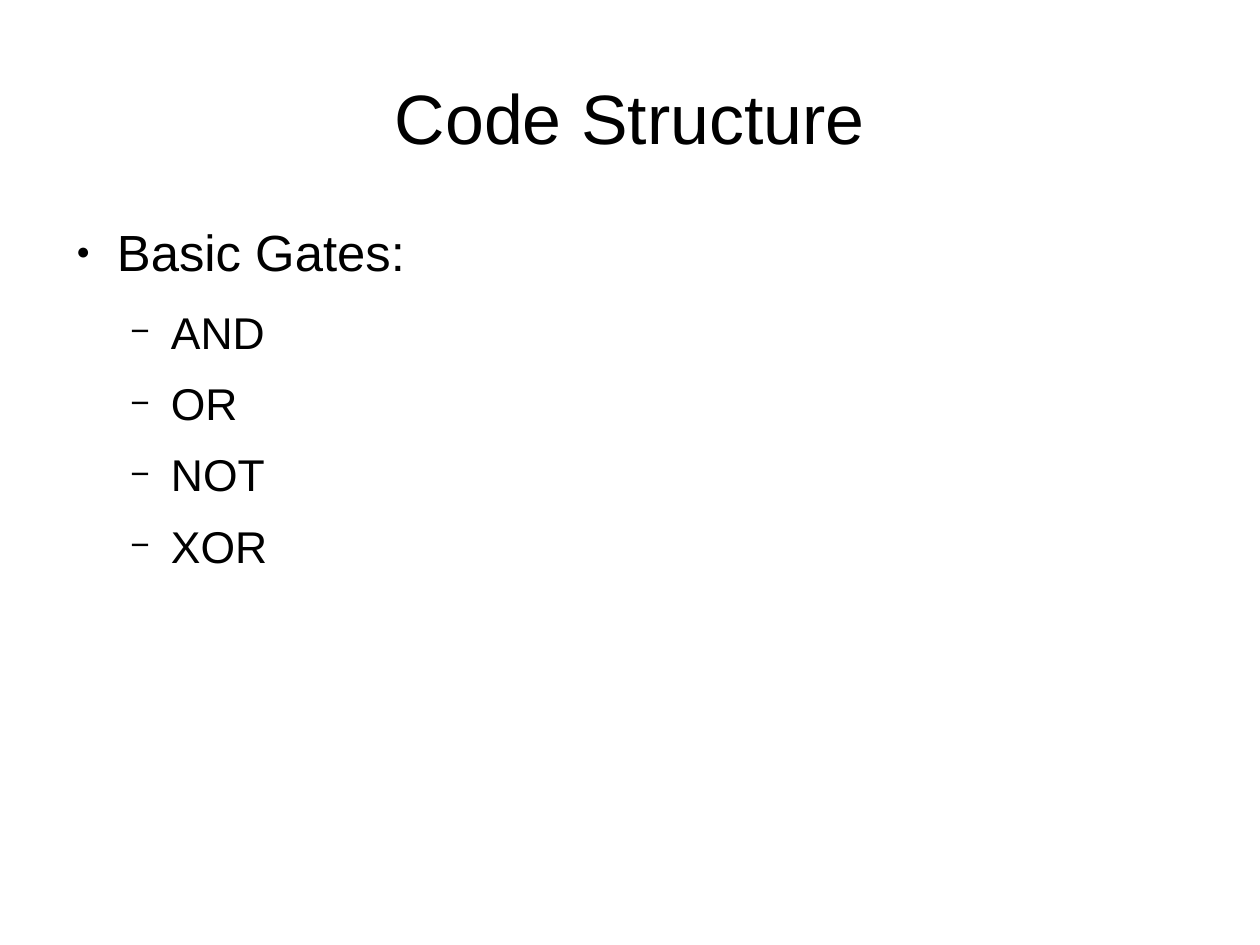
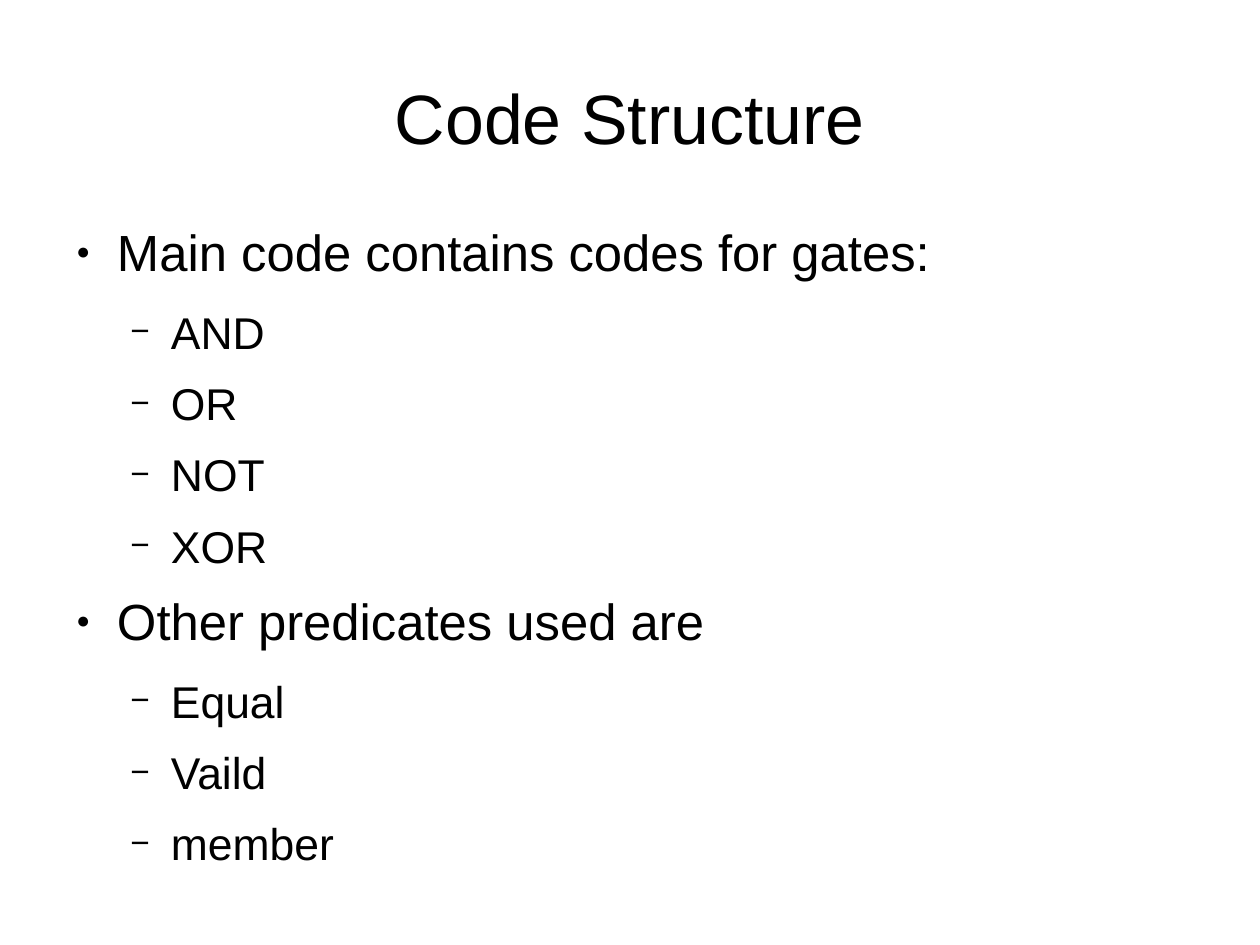
Before and after one commit to gargsanchit31/AI_Lab, a slide deck: slide 3 of prolog/Circuit Verification.odp (slide 2 before the commit). Drawn at 1260x945 pixels with LibreOffice and Linux fonts; fonts in the diff are those of the drawing. Boxes give left, top, right and bottom in pixels: in the first picture for what was removed or moved away, otherwise in the second. Text is boxed around its words. In the diff, an @@ line names an element or a change of style, - is before the commit and + after.

```diff
--- a/prolog/Circuit Verification.odp
+++ b/prolog/Circuit Verification.odp
@@ text at box(117, 234, 929, 282): text changed @@
-● Basic Gates:
+● Main code contains codes for gates:
@@ text at box(117, 603, 704, 861): paragraphs added @@
+● Other predicates used are
+  − Equal
+  − Vaild
+  − member
```
Also in this commit, not shown: 1 other slide changed, 3 slides added, 1 slide removed.
